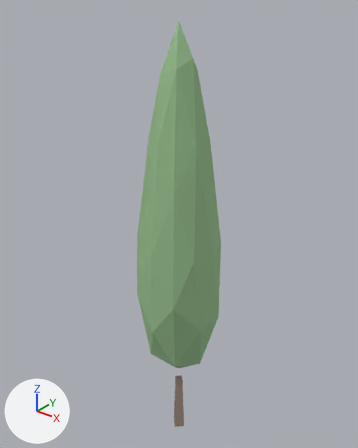
What one commit did to the glTF model web/public/models/tree-conifer-d-far.glb.
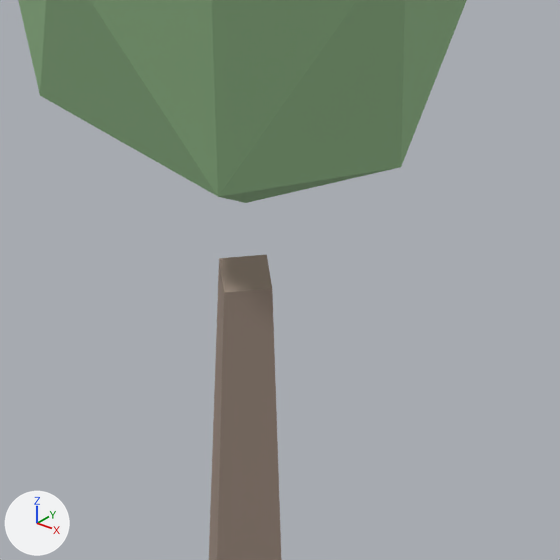
Each version appears first whole from a camera (50 mm lens) standing at (0.605, -0.755, 1.06) and looking at (-0.021, 0.028, 0.575), and next in a close-up on the part from 41% to 62% of the width and 76% to 93% of the height. Every picture has the same lights, and +X, +Y and +Z are marked at lower left. The first two pictures are the older version. Vertices at exactly the same position are counted once.

In view in the first close-up: 'tree-conifer-d-far'.
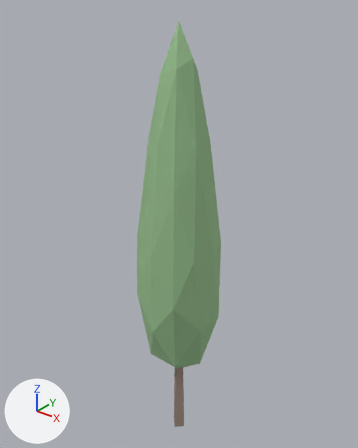
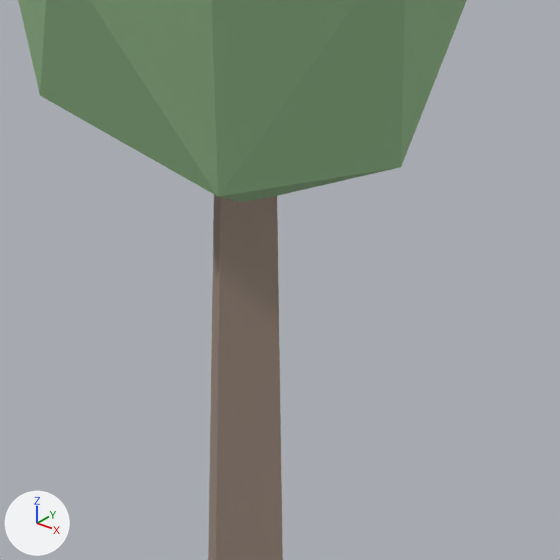
Boxes [x1, y1, x2, y2] around the edits, measured in the close-ups (560 x 560 px; the box of a moved part takes in the faces that stretch with it):
part 1 of me_tree_conifer_d_far, moved or reshaped: before [209, 255, 281, 560]; after [208, 195, 283, 560]

The edits, one by one:
me_tree_conifer_d_far has 52 vertices, 96 faces and spans x -0.093..0.094, y -0.094..0.093, z 0.0..1.0.
me_tree_conifer_d_far is used by ob_tree_conifer_d_far; location (0.0, 0.0, 0.0).
Before the commit, vertices of me_tree_conifer_d_far: 1 (0.001, -0.011, 0.157) at pixel (224, 292), 3 (0.012, 0.001, 0.157) at pixel (272, 288), 4 (0.001, 0.001, 0.157) at pixel (245, 273), 6 (-0.011, 0.001, 0.157) at pixel (219, 258), 8 (0.001, 0.012, 0.157) at pixel (266, 254).
Part 1, on me_tree_conifer_d_far:
Vertices 1, 3, 4, 6, 8 of me_tree_conifer_d_far move by (0.0, 0.0, 0.137).
